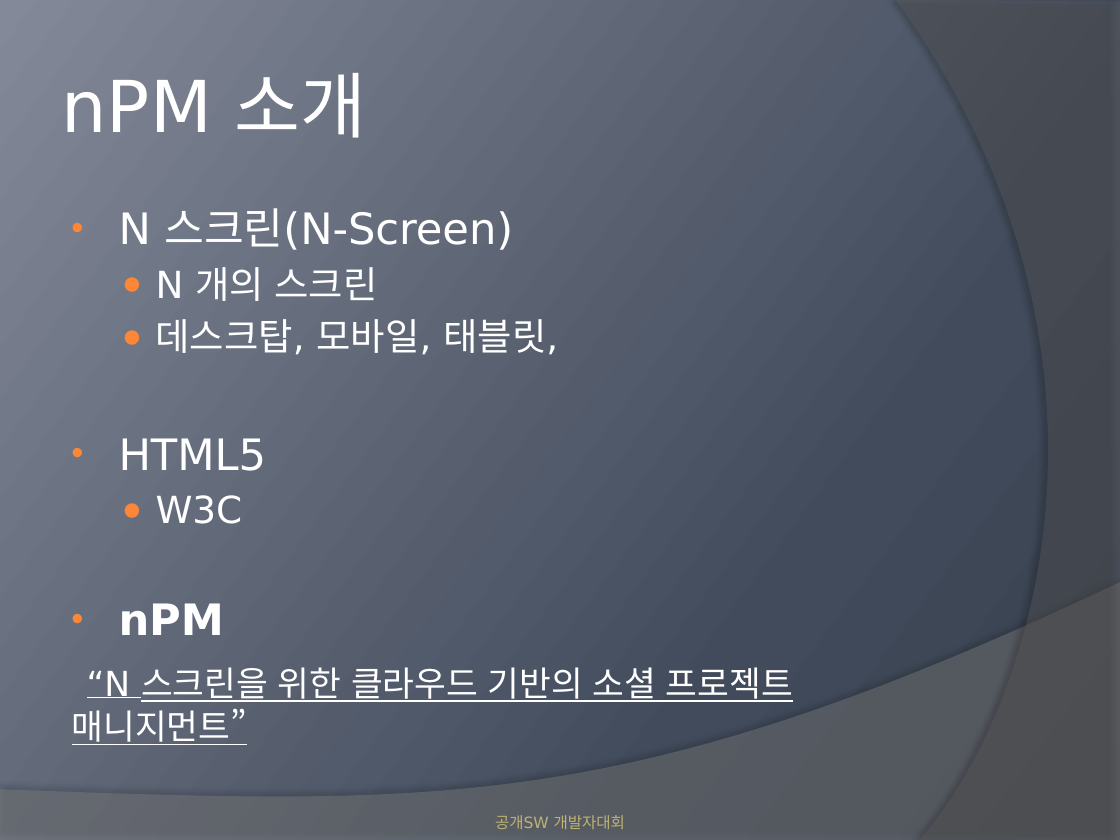
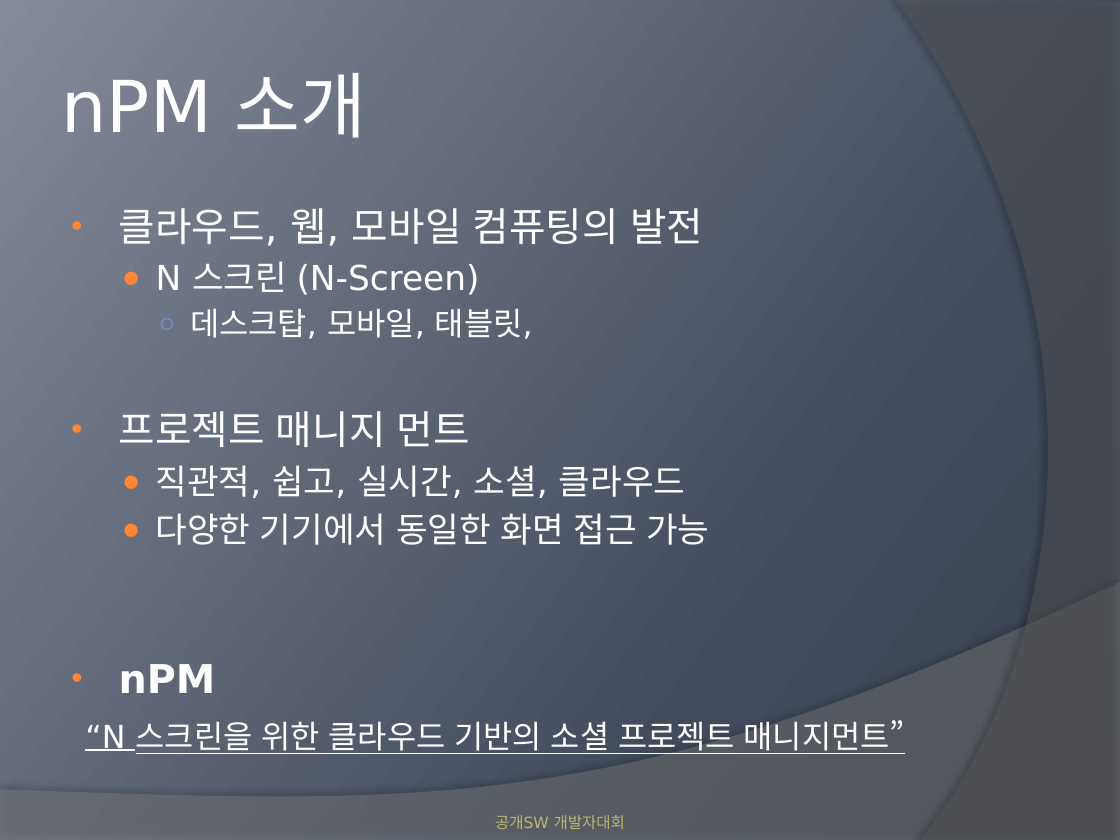
Before and after one commit to nPMbynPM/nPM, a slide deck: slide 4 of nPMCore/document/nPM_N 스크린을 위한 클라우드 기반의 소셜 프로젝트 매니지먼트.pptx. Drawn at 1120x840 pixels with LibreOffice and Linux fonts; fonts in the diff are those of the drawing. Boxes give left, top, right and bottom in pixels: in the first picture for what was removed or moved away, otherwise in the second. Text is boxed around its words. In the diff, an @@ line names an element or a change of style, - is before the commit and + after.

```diff
--- a/nPMCore/document/nPM_N 스크린을 위한 클라우드 기반의 소셜 프로젝트 매니지먼트.pptx
+++ b/nPMCore/document/nPM_N 스크린을 위한 클라우드 기반의 소셜 프로젝트 매니지먼트.pptx
@@ text at box(119, 208, 703, 295): text changed; size 27.8 to 25.5 pt @@
-• N 스크린(N-Screen)
-  ● N 개의 스크린
+• 클라우드, 웹, 모바일 컴퓨팅의 발전
+  ● N 스크린 (N-Screen)
@@ text at box(85, 308, 905, 754): size 24.1 to 20.4 pt in "데스크탑, 모바일, 태블릿,"; size 27.8 to 25.5 pt in "nPM"; size 22.2 to 20.4 pt in "“N 스크린을 위한 클라우드 기반의 소셜 프로젝트 ..."; bullet ● to ○; list level 2 to 3 in "데스크탑, 모바일, 태블릿,"; bullet colour #FE8637 to #7598D9 @@
@@ text at box(119, 411, 709, 545): text changed; size 27.8 to 22.1 pt @@
-• HTML5
-  ● W3C
+• 프로젝트 매니지 먼트
+  ● 직관적, 쉽고, 실시간, 소셜, 클라우드
+  ● 다양한 기기에서 동일한 화면 접근 가능
```
Also in this commit, not shown: 5 other slides changed.
